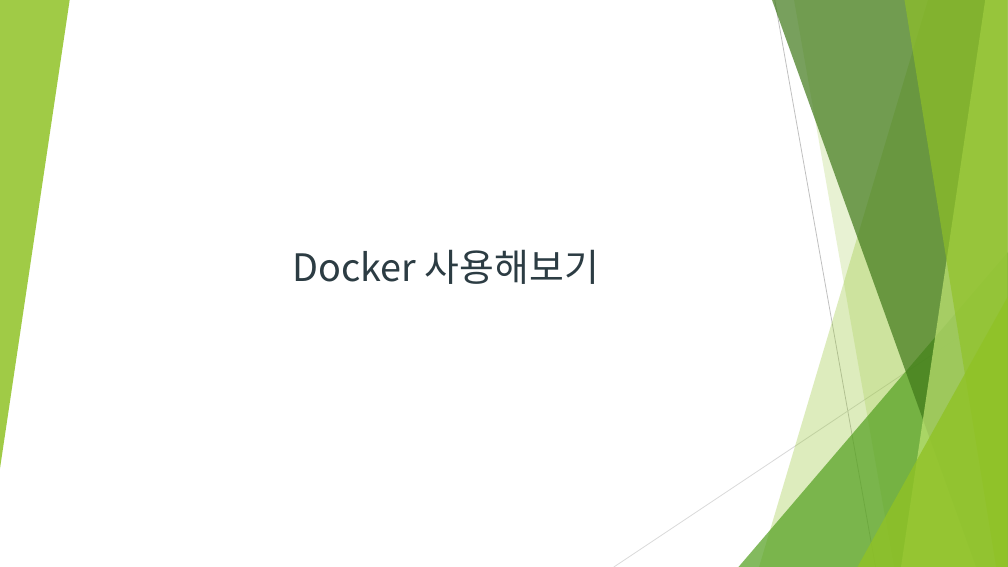
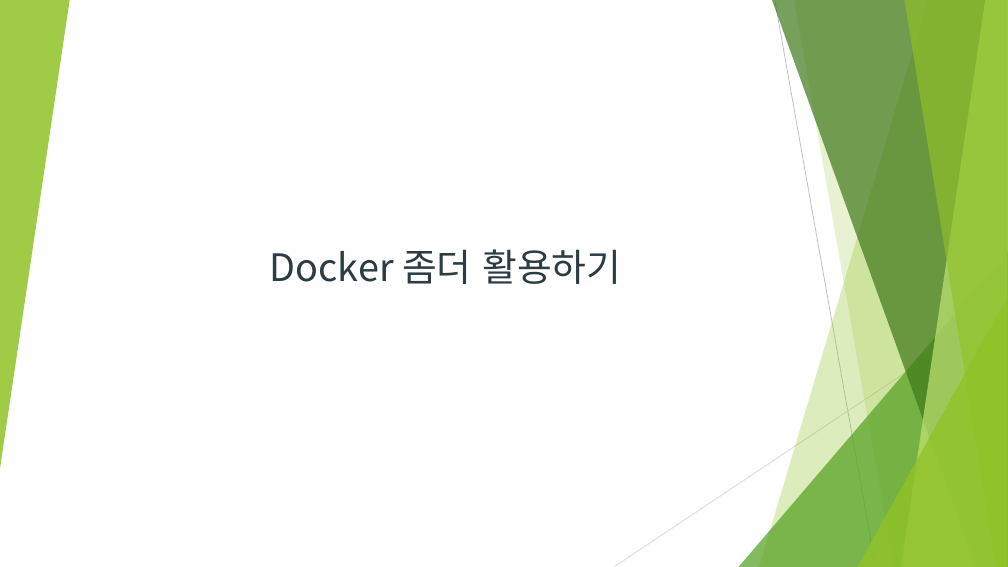
Before and after one commit to Heechul90/Docker, a slide deck: slide 1 of study/06. Docker 좀더 활용하기/Docker 좀더 활용하기.pptx. Drawn at 1008x567 pixels with LibreOffice and Linux fonts; fonts in the diff are those of the drawing. Boxes give left, top, right and bottom in pixels: in the first picture for what was removed or moved away, otherwise in the second. Text is boxed around its words. In the diff, an @@ line names an element or a change of style, - is before the commit and + after.

Commit message:
docker

```diff
--- a/study/06. Docker 좀더 활용하기/Docker 좀더 활용하기.pptx
+++ b/study/06. Docker 좀더 활용하기/Docker 좀더 활용하기.pptx
@@ title at [270,249,621,284]: text changed @@
-Docker 사용해보기
+Docker 좀더 활용하기
```
Also in this commit, not shown: 7 other slides changed, 28 slides added, 2 other files.
